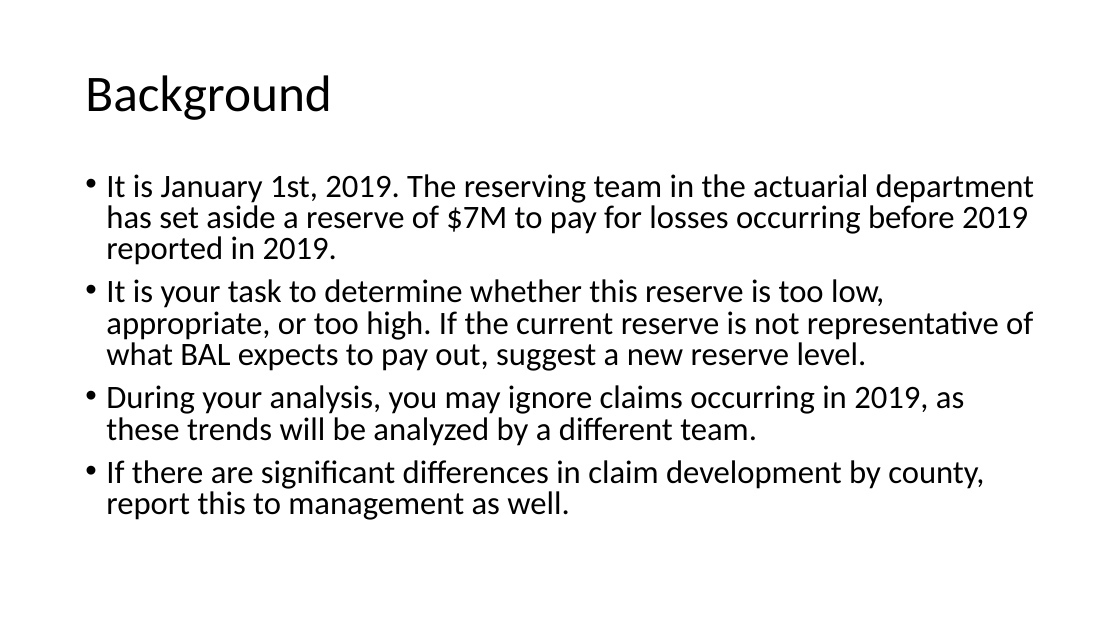
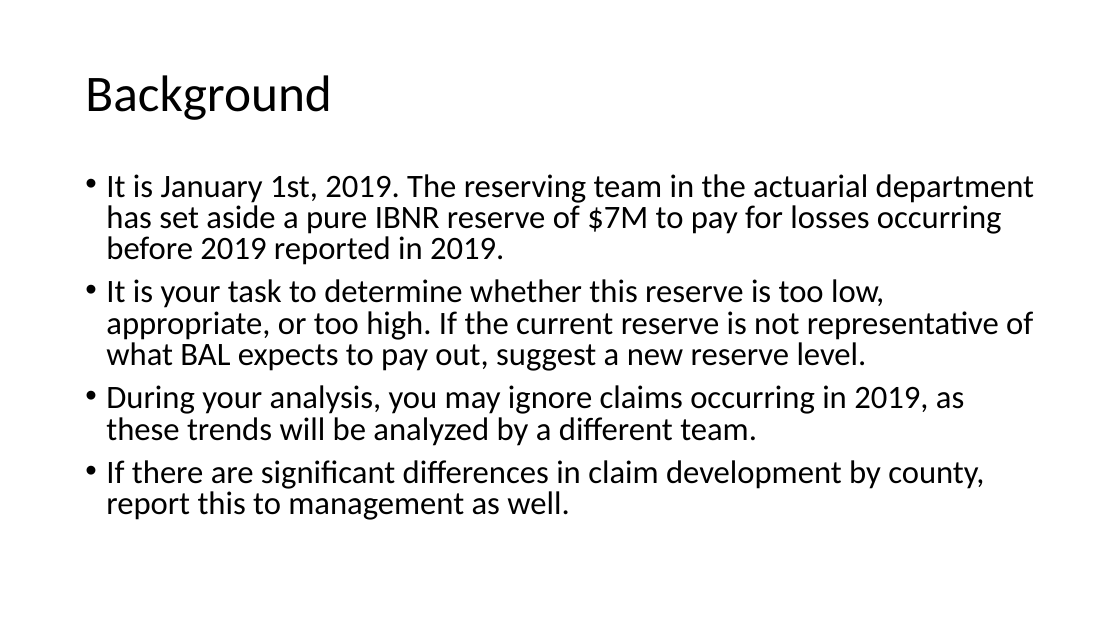
Before and after one commit to kzhu98/kzhu98.github.io, a slide deck: slide 3 of projects/BASWorkshops/Excel_II/Excel_II_Slides.pptx. Drawn at 1120x630 pixels with LibreOffice and Linux fonts; fonts in the diff are those of the drawing. Boxes give left, top, right and bottom in pixels: in the first picture for what was removed or moved away, otherwise in the second. Text is boxed around its words. In the diff, an @@ line names an element or a change of style, - is before the commit and + after.

Commit message:
updated excel II to include all IBNR

```diff
--- a/projects/BASWorkshops/Excel_II/Excel_II_Slides.pptx
+++ b/projects/BASWorkshops/Excel_II/Excel_II_Slides.pptx
@@ text at (106, 174, 1034, 265): text changed @@
-• It is January 1st, 2019. The reserving team in the actuarial department has set aside a reserve of $7M to pay for losses occurring before 2019 reported in 2019.
+• It is January 1st, 2019. The reserving team in the actuarial department has set aside a pure IBNR reserve of $7M to pay for losses occurring before 2019 reported in 2019.
```
Also in this commit, not shown: 2 other files.
